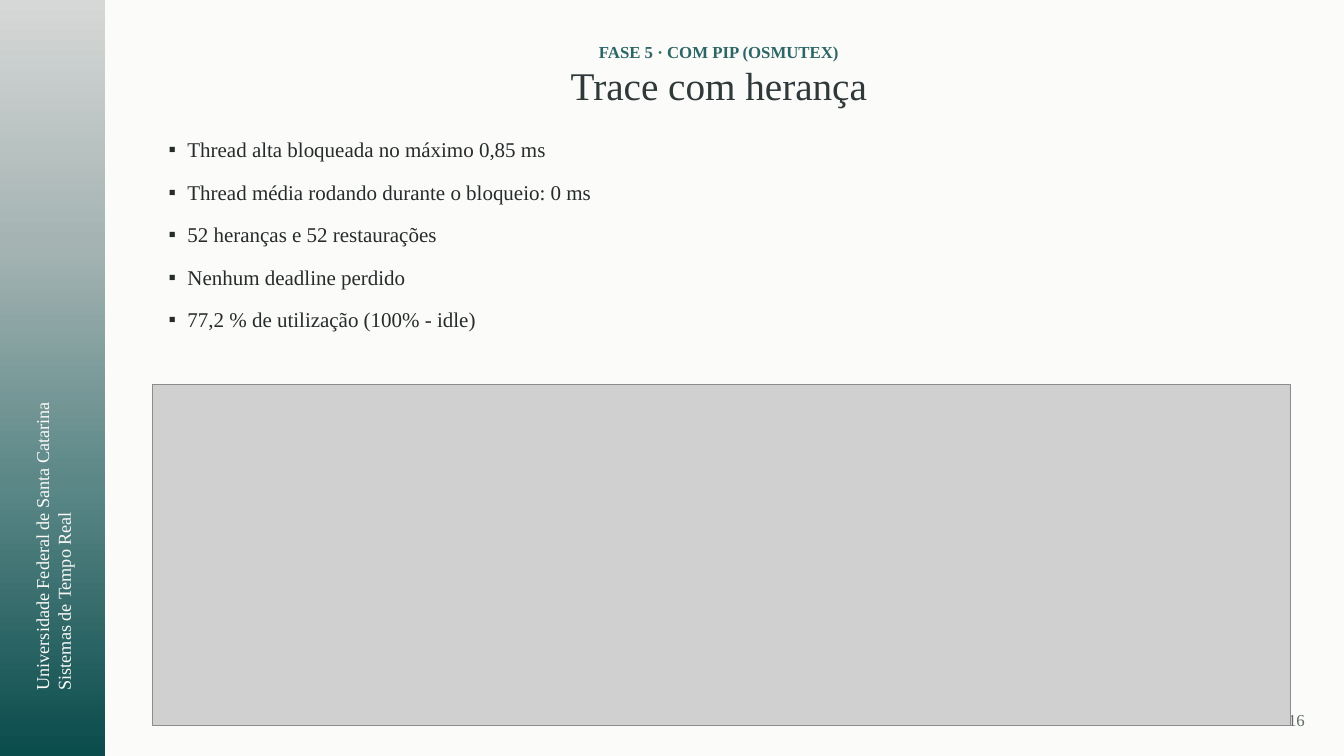
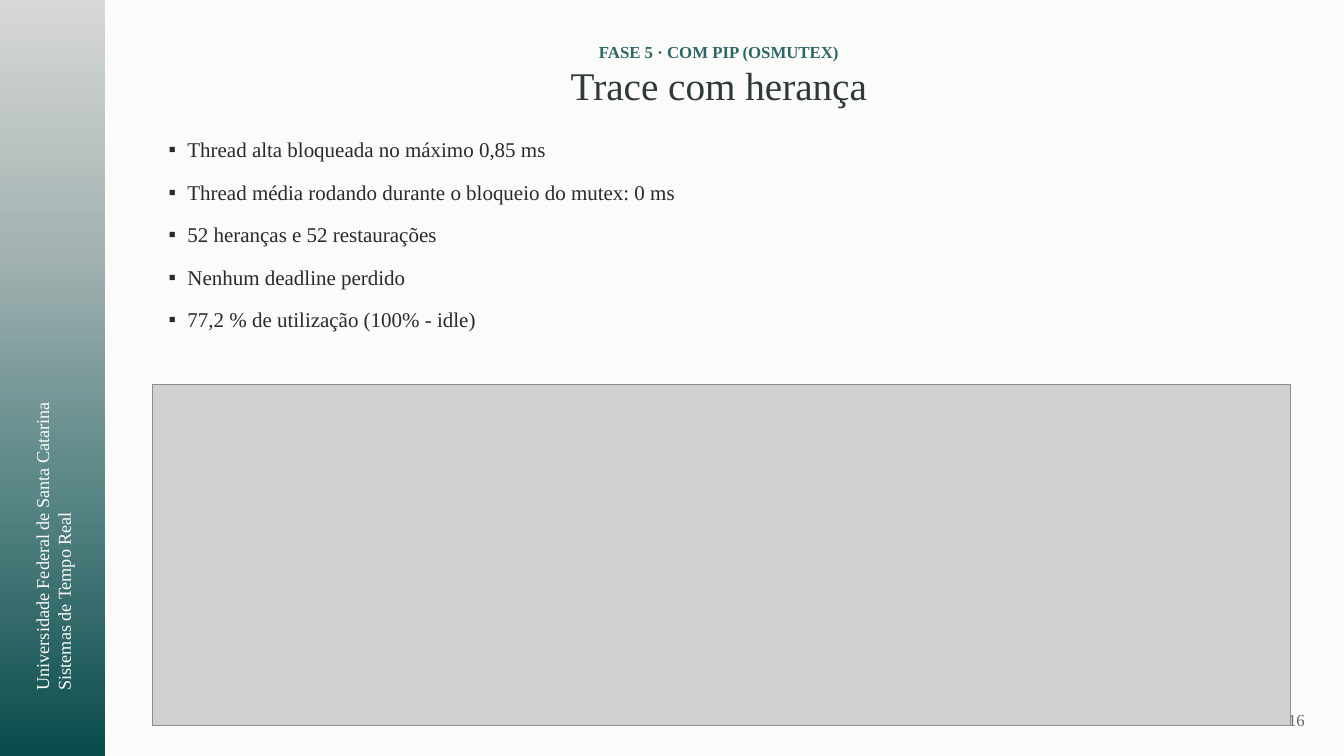
Before and after one commit to Eduds-s/trabalho-str, a slide deck: slide 16 of TheWorstAçaí — RTOS no STM32G474RE.pptx. Drawn at 1344x756 pixels with LibreOffice and Linux fonts; fonts in the diff are those of the drawing; grey boxes stand for pictures. Boxes give left, top, right and bottom in pixels: in the first picture for what was removed or moved away, otherwise in the second. Text is boxed around its words. In the diff, an @@ line names an element or a change of style, - is before the commit and + after.

```diff
--- a/TheWorstAçaí — RTOS no STM32G474RE.pptx
+++ b/TheWorstAçaí — RTOS no STM32G474RE.pptx
@@ text at (187,185,674,205): text changed @@
-▪ Thread média rodando durante o bloqueio: 0 ms
+▪ Thread média rodando durante o bloqueio do mutex: 0 ms
```
Also in this commit, not shown: 1 other slide changed, 2 other files.
